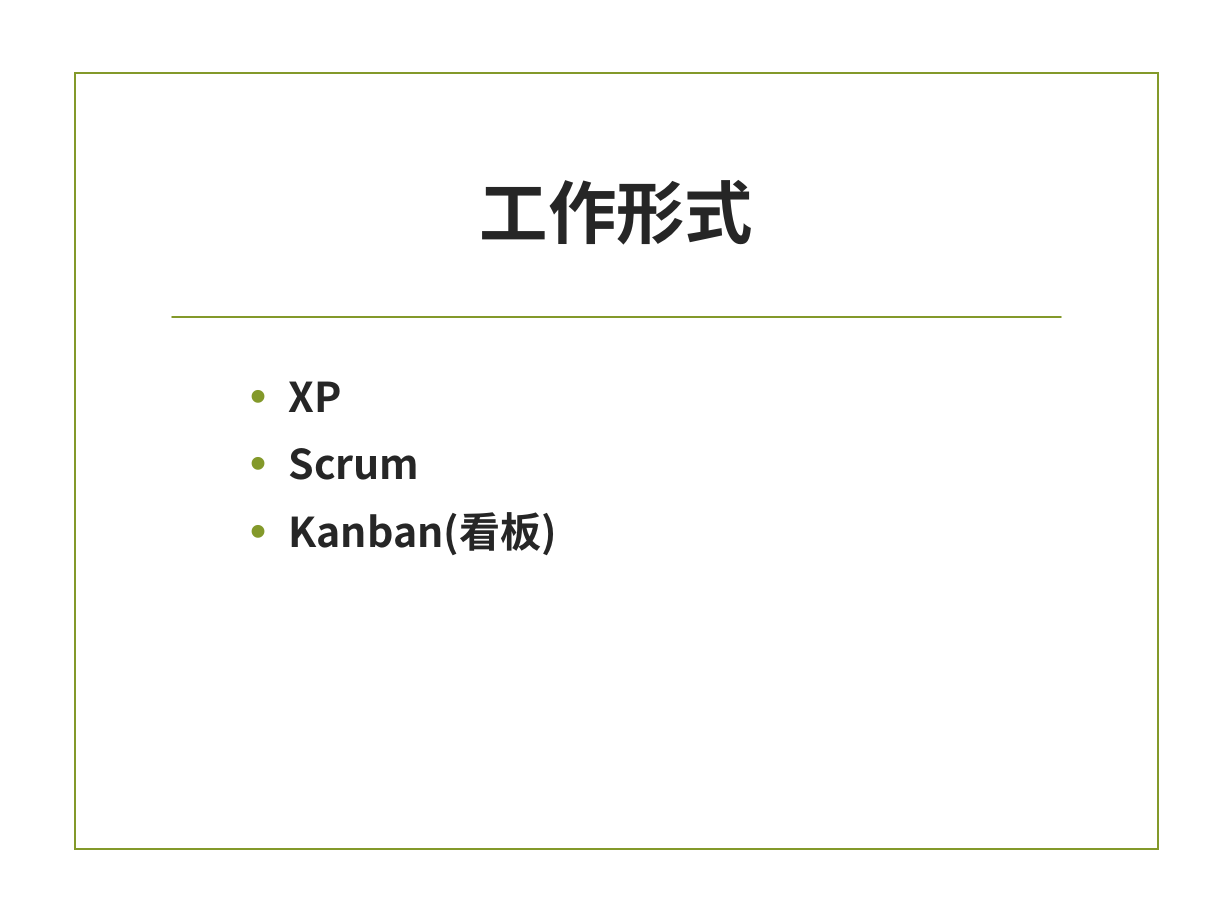
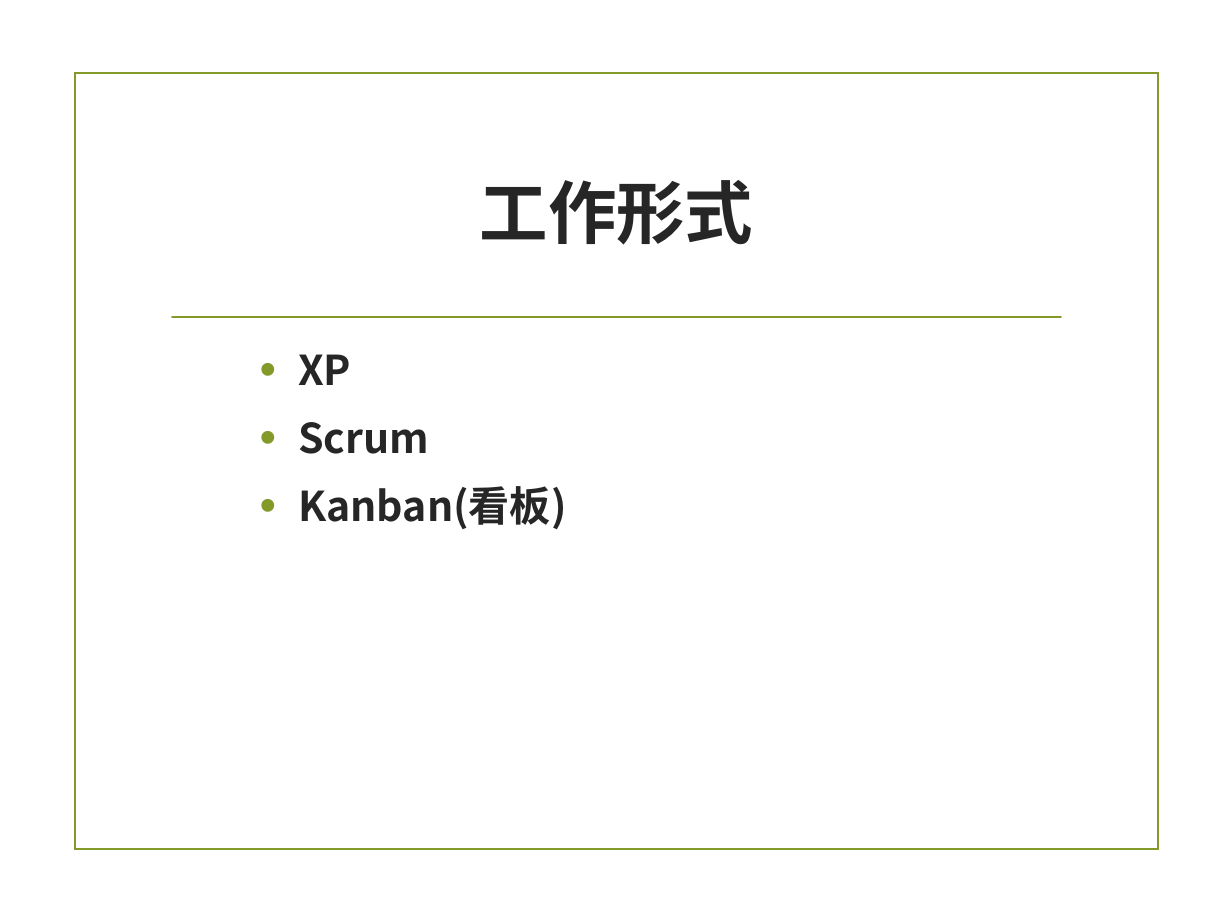
Before and after one commit to zuoshenghuang/curriculum, a slide deck: slide 34 of software/Ch_3_rules.pptx. Drawn at 1232x924 pixels with LibreOffice and Linux fonts; fonts in the diff are those of the drawing; background and template pictures are left out. Boxes give left, top, right and bottom in pixels: in the first picture for what was removed or moved away, otherwise in the second. Text is boxed around its words. In the diff, an @@ line names an element or a change of style, - is before the commit and + after.

```diff
--- a/software/Ch_3_rules.pptx
+++ b/software/Ch_3_rules.pptx
@@ text "XP": place and size @@
-text "XP" at <box>288,381,556,555</box>
+text "XP" at <box>298,354,566,529</box>
```
Also in this commit, not shown: 7 other slides changed, 2 slides added, 2 slides removed, 5 other files.
